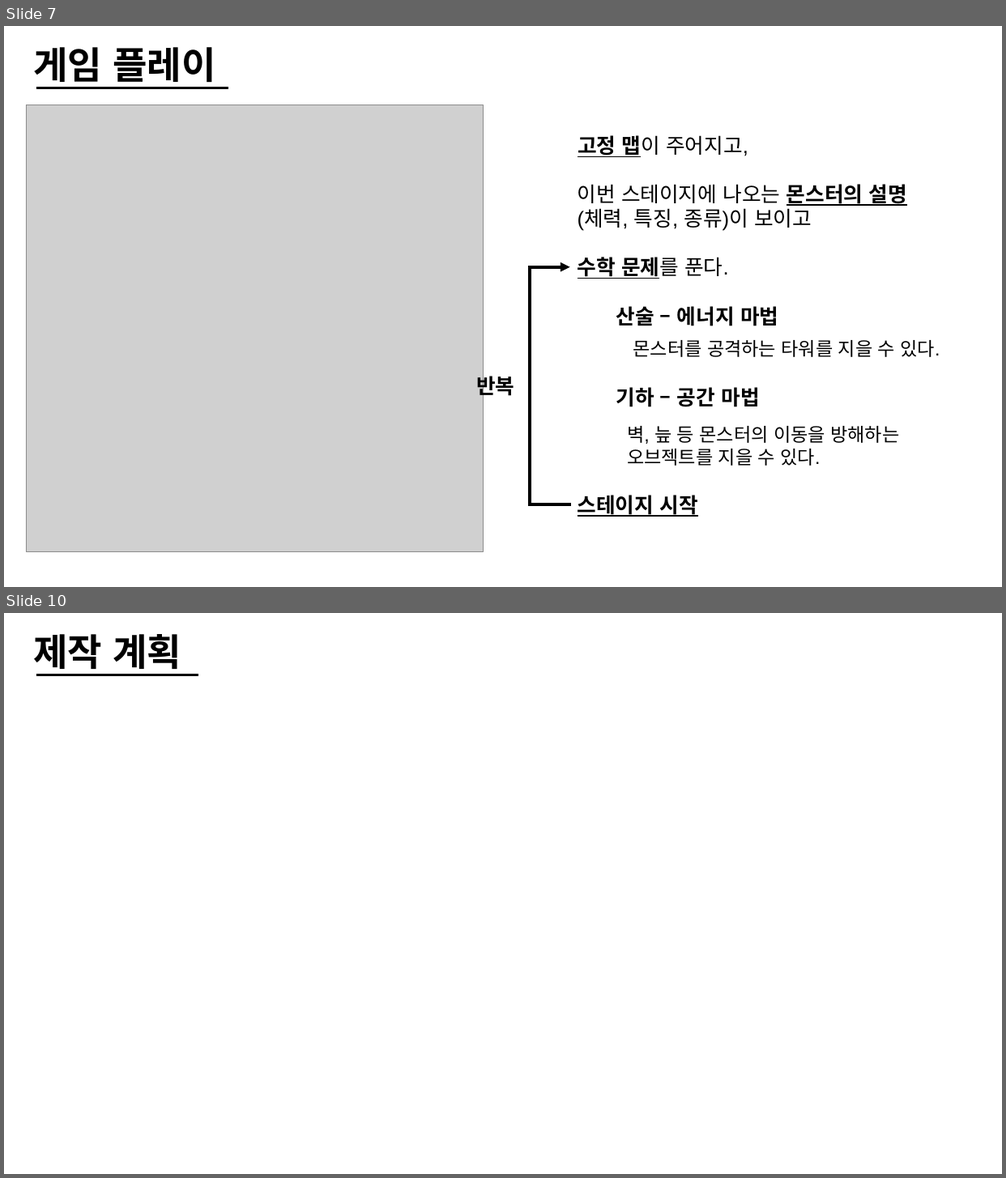
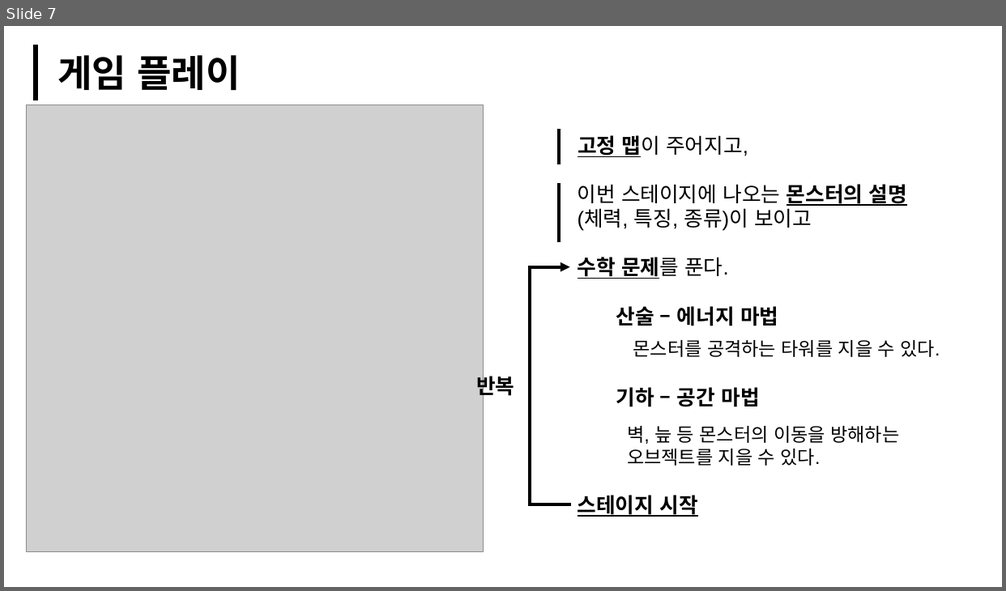
Before and after one commit to Bandyck/Design, a slide deck: 컨셉PT_Serious_임경태.pptx. Shown one above the other, each under a label of ours: slides 7 and 10 before the commit, slide 7 after it; the slides between them are not shown. The pictures are 1006x1178 and 1006x591 pixels, drawn with LibreOffice and Linux fonts; fonts in the diff are those of the drawing; grey boxes stand for pictures. Boxes give left, top, right and bottom in pixels: in the first picture for what was removed or moved away, otherwise in the second. Text is boxed around its words. In the diff, an @@ line names an element or a change of style, - is before the commit and + after.

```diff
--- a/컨셉PT_Serious_임경태.pptx
+++ b/컨셉PT_Serious_임경태.pptx
@@ slide 10 removed at [4, 613, 1002, 1174], background #FFFFFF @@
@@ text removed at [33, 634, 181, 675] @@
-제작 계획
@@ line removed from (36, 675) to (198, 675) @@
@@ slide 7 changed as well @@
@@ line added from (36, 45) to (36, 101), #000000 5 pt @@
@@ text "게임 플레이" rewrapped from [33, 47, 216, 88] to [57, 55, 241, 90] @@
@@ line removed from (36, 88) to (228, 88) @@
@@ line added from (560, 130) to (560, 165), #000000 3 pt @@
@@ line added from (560, 183) to (560, 242), #000000 3 pt @@
```
Also in this commit, not shown: 7 other slides changed, 8 slides added, 1 other slide removed, 2 other files.
